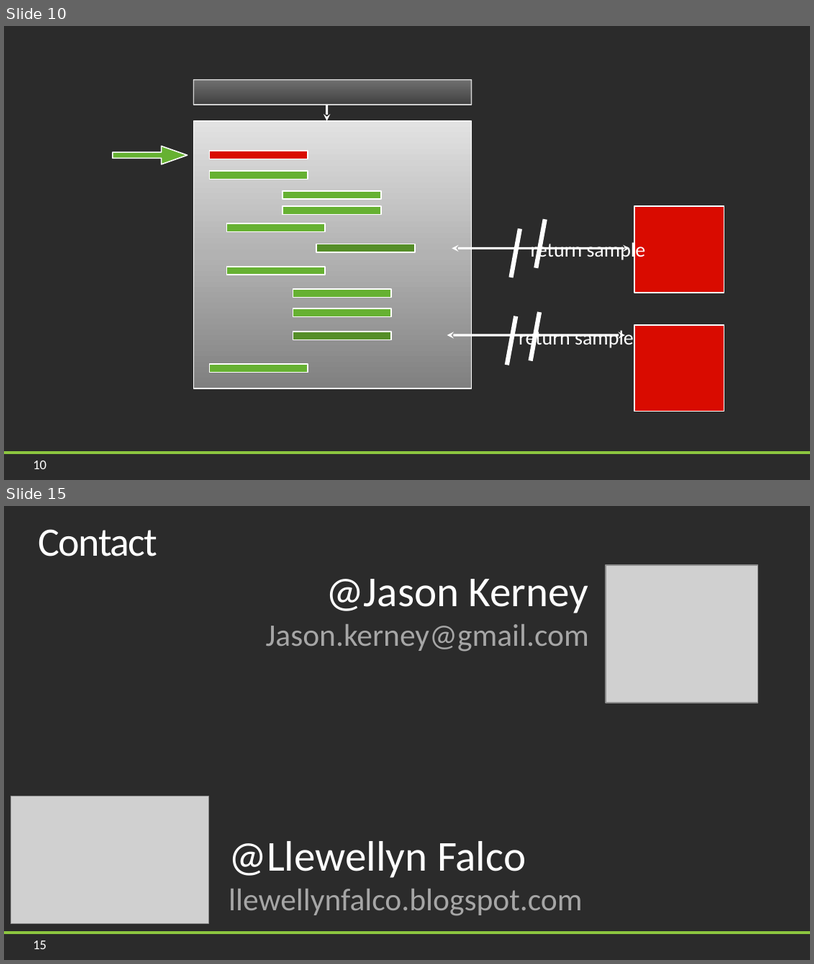
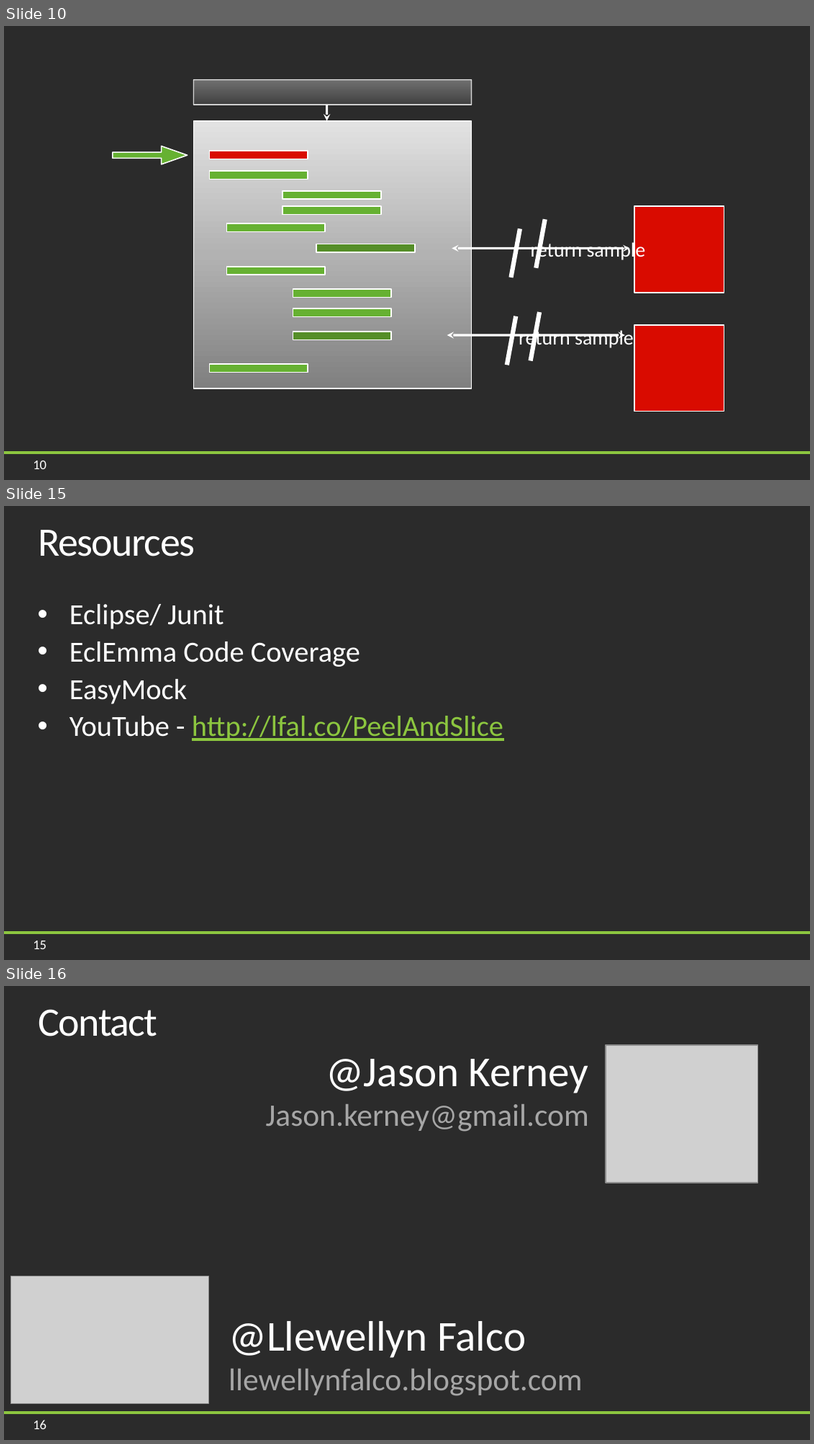
Before and after one commit to jason-kerney/PeelAndSlice, a slide deck: Documents/Slides.pptx. Shown one above the other, each under a label of ours: slides 10 and 15 before the commit, slides 10, 15 and 16 after it; the slides between them are not shown. The pictures are 814x964 and 814x1444 pixels, drawn with LibreOffice and Linux fonts; fonts in the diff are those of the drawing; grey boxes stand for pictures; background and template pictures are left out; a plain dark background stands for a picture behind light text. Boxes give left, top, right and bottom in pixels: in the first picture for what was removed or moved away, otherwise in the second. Text is boxed around its words. In the diff, an @@ line names an element or a change of style, - is before the commit and + after.

```diff
--- a/Documents/Slides.pptx
+++ b/Documents/Slides.pptx
@@ slide 15 added at (4, 506, 810, 960), background picture (left out); not listed: 2 template elements that a slide beside it also shows @@
@@ title added at (38, 530, 195, 556), 36 pt, text #FFFFFF @@
+Resources
@@ text added at (70, 604, 504, 741), 26 pt, text #FFFFFF @@
+• Eclipse/ Junit
+• EclEmma Code Coverage
+• EasyMock
+• YouTube - http://lfal.co/PeelAndSlice
@@ what was slide 15 is now slide 16 @@
@@ page number at (33, 1419, 46, 1429): text changed @@
-15
+16
```
Also in this commit, not shown: 5 slides changed, 1 other file.
